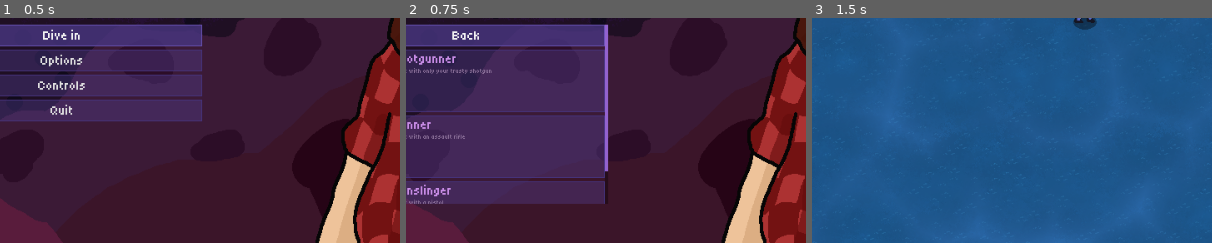
Above: before the commit, frames 1-3 (left to right).
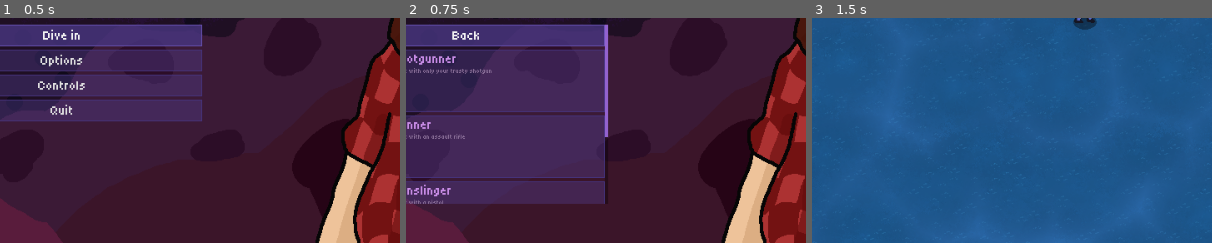
Above: after the commit, the same moments.

Repository: Zugeo0/tsof
Game: Godot game, scene res://menus/main_menu/main_menu.tscn
Two runs of this game, one before a commit and one after it. Both use one fixed random seed, a clock stepped at 60 frames per second and the inputs below.
Inputs:
- Up to frame 1 (0.5 s): no input
- Up to frame 2 (0.75 s): click "Dive in" at 0.5 s
- Up to frame 3 (1.5 s): click "Shotgunner" at 1.25 s
The pictures show only the part of the screen within x 16-66%, y 50-100%; the shares and areas given below are measured in that part.

Frame 1 is identical in both runs. In frame 2, 0.1% of the frame differs, in the area x 49-51%, y 52-69%; in frame 3, nothing differs.

Commit message:
port rifle to the remake. Make burst the default gun behavior

Diff:
--- /dev/null
+++ b/game/player/classes/04_deadeye/04_deadeye.tres
@@ -0,0 +1,11 @@
+[gd_resource type="Resource" script_class="PlayerClass" load_steps=3 format=3 uid="uid://byo25awpmaqob"]
+
+[ext_resource type="Texture2D" uid="uid://ckyfmyocqhhd4" path="res://game/weapons/04_rifle/rifle.png" id="1_kmeov"]
+[ext_resource type="Script" path="res://game/player/classes/player_class.gd" id="2_tmr8x"]
+
+[resource]
+script = ExtResource("2_tmr8x")
+player_class_name = "Deadeye"
+player_class_description = "Start with a bolt-action rifle"
+player_class_icon = ExtResource("1_kmeov")
+starting_weapons = Array[String](["rifle"])
--- a/game/weapons/weapon_manager/weapon_manager.tscn
+++ b/game/weapons/weapon_manager/weapon_manager.tscn
@@ -14,6 +14,8 @@
 [ext_resource type="AudioStream" uid="uid://3g8d832n2v1f" path="res://game/weapons/02_assault_rifle/assault_rifle.wav" id="12_hjv6m"]
 [ext_resource type="Texture2D" uid="uid://d30tujdo0am0k" path="res://game/weapons/03_pistol/pistol.png" id="13_airus"]
 [ext_resource type="AudioStream" uid="uid://fcur87xq24sp" path="res://game/weapons/03_pistol/pistol.wav" id="14_emjle"]
+[ext_resource type="Texture2D" uid="uid://ckyfmyocqhhd4" path="res://game/weapons/04_rifle/rifle.png" id="15_saok3"]
+[ext_resource type="AudioStream" uid="uid://cbxmvmkxh2fsk" path="res://game/weapons/04_rifle/rifle.wav" id="16_jbl4r"]
 
 [sub_resource type="Resource" id="Resource_sh7wi"]
 script = ExtResource("3_6sn8x")
@@ -77,6 +79,19 @@
 _data = [Vector2(0, 0), 0.0, 0.0, 0, 0, Vector2(1, 1), 0.0, 0.0, 0, 0]
 point_count = 2
 
+[sub_resource type="Resource" id="Resource_d5etq"]
+script = ExtResource("3_6sn8x")
+added_projectile_damage = 0
+projectile_damage_multiplier = 1.0
+projectile_speed_multiplier = 1.0
+extra_projectiles = 0
+added_pierce = 3
+attack_speed_mod = 1.0
+
+[sub_resource type="Curve" id="Curve_vpmts"]
+_data = [Vector2(0, 0), 0.0, 1.0, 0, 1, Vector2(1, 1), 1.0, 0.0, 1, 0]
+point_count = 2
+
 [node name="WeaponManager" type="Node2D"]
 y_sort_enabled = true
 script = ExtResource("1_iyymo")
@@ -98,7 +113,6 @@
 [node name="Shotgun" type="Node2D" parent="Weapons"]
 script = ExtResource("2_nfmam")
 stats = SubResource("Resource_ilec5")
-enable_burst = true
 projectile_count = 5
 projectile_spread = SubResource("Curve_dmf3w")
 projectile = ExtResource("6_qhcqw")
@@ -113,7 +127,6 @@
 script = ExtResource("2_nfmam")
 stats = SubResource("Resource_hxlnk")
 delay_between_attacks = 1.4
-enable_burst = true
 delay_between_burst_projectiles = 0.2
 projectile_count = 3
 projectile_spread = SubResource("Curve_cvvwc")
@@ -128,9 +141,7 @@
 [node name="Pistol" type="Node2D" parent="Weapons"]
 script = ExtResource("2_nfmam")
 stats = SubResource("Resource_jiish")
-enable_burst = true
 delay_between_burst_projectiles = 0.4
-projectile_count = 1
 projectile_spread = SubResource("Curve_w185r")
 projectile = ExtResource("6_qhcqw")
 crosshair = ExtResource("7_vbjpy")
@@ -139,3 +150,18 @@
 weapon_base = ExtResource("3_0n1hf")
 sprite = ExtResource("13_airus")
 attack_sfx = ExtResource("14_emjle")
+
+[node name="Rifle" type="Node2D" parent="Weapons"]
+script = ExtResource("2_nfmam")
+stats = SubResource("Resource_d5etq")
+delay_between_attacks = 1.6
+delay_between_burst_projectiles = 0.25
+projectile_spread = SubResource("Curve_vpmts")
+projectile = ExtResource("6_qhcqw")
+crosshair = ExtResource("7_vbjpy")
+target_priority = 1
+weapon_name = "Bolt-Action Rifle"
+weapon_id = "rifle"
+weapon_base = ExtResource("3_0n1hf")
+sprite = ExtResource("15_saok3")
+attack_sfx = ExtResource("16_jbl4r")
--- a/game/weapons/weapon_type/ranged/ranged_weapon.gd
+++ b/game/weapons/weapon_type/ranged/ranged_weapon.gd
@@ -8,17 +8,13 @@
 @export_range(0.05, 10.0, 0.01, "or_greater", "suffix:seconds")
 var delay_between_attacks: float = 1.0
 
-## Whether the weapon is able to fire in bursts
-@export
-var enable_burst: bool = false
-
 ## The delay between each projectile spawning when burst is enabled
 @export_range(0.0, 10.0, 0.01, "or_greater", "suffix:seconds")
 var delay_between_burst_projectiles: float = 0.0
 
 ## Number of projectiles fired by the weapon
 @export_range(1, 25, 1, "or_greater", "suffix:projectiles")
-var projectile_count: int
+var projectile_count: int = 1
 
 ## The min/max angle of which the projectile is curved when the weapon attacks
 @export
--- a/game/weapons/weapon_type/ranged/ranged_weapon_base.gd
+++ b/game/weapons/weapon_type/ranged/ranged_weapon_base.gd
@@ -36,18 +36,11 @@
 	_current_target = target
 
 func _on_attack_timer_timeout() -> void:
-	fire()
-
-func fire() -> void:
 	var delay = _weapon_type.delay_between_attacks
 	delay *= _weapon_manager.ranged_weapon_stats.attack_speed_mod
 	delay *= Game.get_player().player_stats.attack_speed
 	attack_timer.start(delay)
-
-	if _weapon_type.enable_burst:
-		_burst_attack()
-	else:
-		_fire_bullet()
+	_burst_attack()
 
 func _fire_bullet() -> void:
 	var projectile: Projectile = _weapon_type.projectile.instantiate()
--- a/menus/class_selection/class_selection.tscn
+++ b/menus/class_selection/class_selection.tscn
@@ -1,10 +1,11 @@
-[gd_scene load_steps=6 format=3 uid="uid://bbsiioc3l5os6"]
+[gd_scene load_steps=7 format=3 uid="uid://bbsiioc3l5os6"]
 
 [ext_resource type="Script" path="res://menus/class_selection/class_selection.gd" id="1_n42yp"]
 [ext_resource type="Script" path="res://game/player/classes/player_class.gd" id="2_3v5ir"]
 [ext_resource type="Resource" uid="uid://clpoubrrc5lsn" path="res://game/player/classes/01_shotgunner/01_shotgunner.tres" id="3_iptwg"]
 [ext_resource type="Resource" uid="uid://bkkq4b7oqxsqk" path="res://game/player/classes/02_gunner/02_gunner.tres" id="4_abi4m"]
 [ext_resource type="Resource" uid="uid://cf31etu4q7y4v" path="res://game/player/classes/03_gunslinger/03_gunslinger.tres" id="5_l44w5"]
+[ext_resource type="Resource" uid="uid://byo25awpmaqob" path="res://game/player/classes/04_deadeye/04_deadeye.tres" id="6_fjgik"]
 
 [node name="ClassSelection" type="Control"]
 layout_mode = 3
@@ -12,7 +13,7 @@
 offset_right = 336.0
 offset_bottom = 224.0
 script = ExtResource("1_n42yp")
-classes = Array[ExtResource("2_3v5ir")]([ExtResource("3_iptwg"), ExtResource("4_abi4m"), ExtResource("5_l44w5")])
+classes = Array[ExtResource("2_3v5ir")]([ExtResource("3_iptwg"), ExtResource("4_abi4m"), ExtResource("5_l44w5"), ExtResource("6_fjgik")])
 
 [node name="ScrollContainer" type="ScrollContainer" parent="."]
 layout_mode = 1
Renamed: previous_assets/weapons/rifle.png -> game/weapons/04_rifle/rifle.png
Not shown, changed: game/weapons/04_rifle/rifle.png.import
Not shown, changed: game/weapons/04_rifle/rifle.wav.import
Not shown: 1 places in game/weapons/weapon_manager/weapon_manager.tscn that only renumber resources
Not shown, added: game/weapons/04_rifle/rifle.wav
